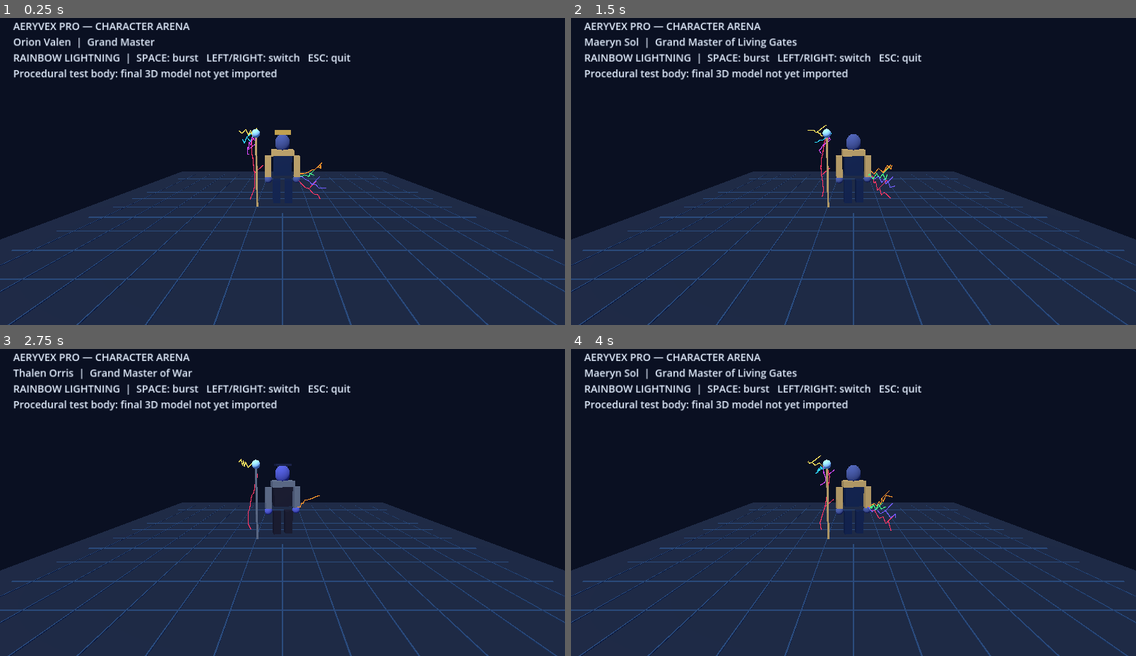
Above: before the commit, frames 1-4 (two rows, left to right).
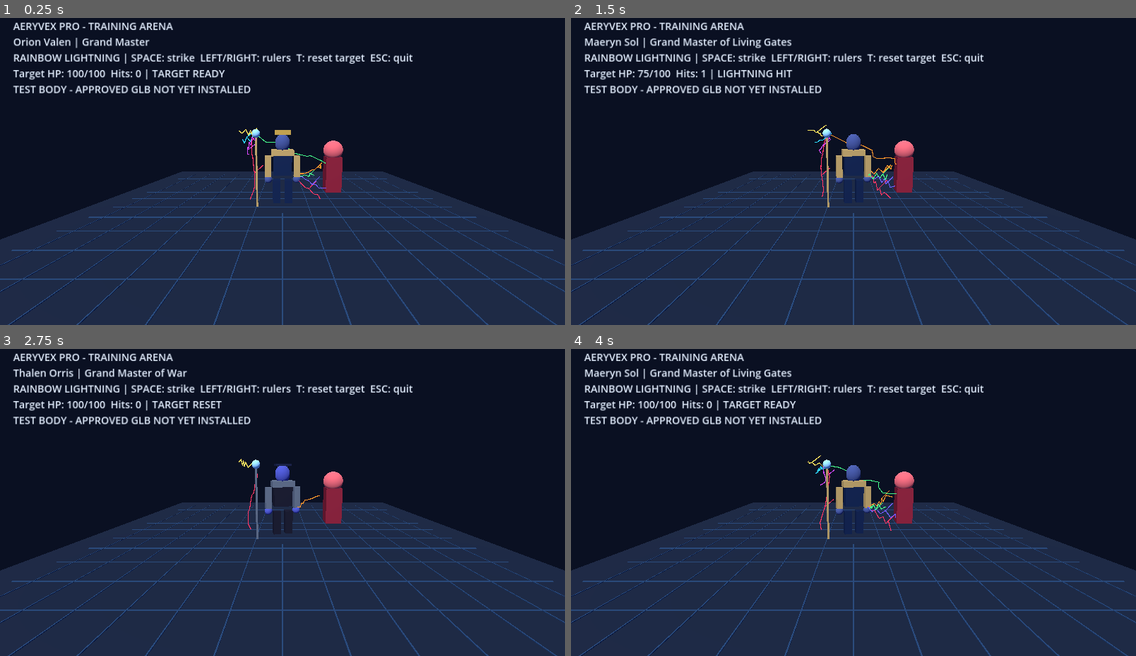
Above: after the commit, the same moments.

Repository: bashamcaleb530-hub/Aeryvex-Pro
Game: Godot game, scene res://CharacterArena.tscn
Two runs of this game, one before a commit and one after it. Both use one fixed random seed, a clock stepped at 60 frames per second and the inputs below. This scene is started directly instead of the project's main scene.
Inputs:
- Up to frame 1 (0.25 s): no input
- Up to frame 2 (1.5 s): tap Enter at 0.5 s; hold Right 0.53-1.28 s; hold Space 0.53-1.28 s; tap T at 0.6 s; hold S from 1.28 s (still down); tap Space at 1.35 s
- Up to frame 3 (2.75 s): tap Space at 1.52, 1.82 s; tap T at 1.55, 2.1 s; release S at 2.03 s; hold Right from 2.03 s (still down); hold Space from 2.03 s (still down)
- Up to frame 4 (4 s): release Right at 2.78 s; release Space at 2.78 s; hold W 2.78-3.53 s; tap R at 2.85 s; tap Space at 3.02, 3.32 s; tap T at 3.05 s; hold Left from 3.53 s (still down); hold Space from 3.53 s (still down); tap E at 3.6 s

The runs differ from the first frame. In frame 1, 3.4% of the frame differs, in the area x 2-73%, y 1-57%; in frame 2, 3.6%; in frame 3, 3.5%; in frame 4, 3.6%.

Commit message:
Add functional lightning target practice and combat HUD to 3D ruler arena

Diff:
--- a/original_game/CharacterArena.gd
+++ b/original_game/CharacterArena.gd
@@ -16,6 +16,10 @@
 var model_loader: Node3D
 var model_active := false
 var status_note := ""
+var training_target: Node3D
+var target_health := 100.0
+var target_hits := 0
+var hit_feedback := ""
 
 func _ready() -> void:
     var file := FileAccess.open(DESIGN_PATH, FileAccess.READ)
@@ -53,6 +57,11 @@
     for i in range(-6, 7):
         _box(self, Vector3(0.025, 0.015, 13), Vector3(float(i), -0.07, 0), Color("#365b8c"))
         _box(self, Vector3(13, 0.015, 0.025), Vector3(0, -0.07, float(i)), Color("#365b8c"))
+    training_target = Node3D.new()
+    training_target.position = Vector3(2.1, 0.0, -1.0)
+    add_child(training_target)
+    _box(training_target, Vector3(0.65, 1.45, 0.65), Vector3(0, 1.04, 0), Color("#a92d47"))
+    _sphere(training_target, Vector3(0.8, 0.8, 0.8), Vector3(0, 2.03, 0), Color("#d65b67"))
     character_root = Node3D.new()
     add_child(character_root)
     fx_root = Node3D.new()
@@ -121,6 +130,10 @@
             character_root.remove_child(child)
             child.queue_free()
     _clear(fx_root)
+    target_health = 100.0
+    target_hits = 0
+    hit_feedback = "TARGET READY"
+    training_target.visible = true
     model_active = model_loader.call("load_character", RULERS[current])
     status_note = "APPROVED GLB LOADED" if model_active else "TEST BODY - APPROVED GLB NOT YET INSTALLED"
     var entry := _character(RULERS[current])
@@ -155,7 +168,7 @@
         _box(character_root, Vector3(0.55, 0.08, 0.55), Vector3(0, 2.7, 0), Color("#242e56"))
     _box(character_root, Vector3(0.07, 2.7, 0.07), Vector3(-0.96, 1.32, 0), armor)
     _sphere(character_root, Vector3(0.29, 0.32, 0.29), Vector3(-0.96, 2.72, 0), Color("#8fd2ff") if is_aether else Color("#ff3451"))
-    label.text = "AERYVEX PRO — CHARACTER ARENA\n%s  |  %s\n%s LIGHTNING  |  SPACE: burst   LEFT/RIGHT: switch   ESC: quit\nProcedural test body: final 3D model not yet imported" % [entry.get("name", "Unknown"), entry.get("role", ""), "RAINBOW" if is_aether else "RED"]
+    _refresh_label()
     if model_active:
         for child in character_root.get_children():
             if child != model_loader:
@@ -169,9 +182,32 @@
         elif event.keycode == KEY_LEFT:
             _select(current - 1)
         elif event.keycode == KEY_SPACE:
-            attack_timer = 0.7
+            if attack_timer <= 0.0:
+                _attack_target()
+        elif event.keycode == KEY_T:
+            target_health = 100.0
+            target_hits = 0
+            training_target.visible = true
+            hit_feedback = "TARGET RESET"
+            _refresh_label()
         elif event.keycode == KEY_ESCAPE:
             get_tree().quit()
+
+func _refresh_label() -> void:
+    var entry := _character(RULERS[current])
+    var energy := "RAINBOW" if entry.get("faction", "") == "aether" else "RED"
+    label.text = "AERYVEX PRO - TRAINING ARENA\n%s | %s\n%s LIGHTNING | SPACE: strike  LEFT/RIGHT: rulers  T: reset target  ESC: quit\nTarget HP: %d/100  Hits: %d | %s\n%s" % [entry.get("name", "Unknown"), entry.get("role", ""), energy, int(target_health), target_hits, hit_feedback, status_note]
+
+func _attack_target() -> void:
+    attack_timer = 0.48
+    if target_health <= 0.0:
+        hit_feedback = "TARGET DEFEATED - PRESS T TO RESTART"
+    else:
+        target_hits += 1
+        target_health = maxf(0.0, target_health - 25.0)
+        hit_feedback = "LIGHTNING HIT" if target_health > 0.0 else "TARGET DEFEATED - PRESS T TO RESTART"
+        training_target.visible = target_health > 0.0
+    _refresh_label()
 
 func _process(delta: float) -> void:
     if roster.is_empty():
@@ -189,6 +225,18 @@
     var colors: Array = RAINBOW if aether else VOID_RED
     var burst := attack_timer > 0.0
     var count := 8 if burst else 3
+    if burst and target_health > 0.0:
+        var target_color: Color = colors[int(time_s * 15.0) % colors.size()]
+        var from_pos := Vector3(-0.96, 2.72, 0)
+        var to_pos := training_target.position + Vector3(0, 1.35, 0)
+        var last_pos := from_pos
+        for n in range(1, 13):
+            var t := float(n) / 12.0
+            var point := from_pos.lerp(to_pos, t)
+            if n < 12:
+                point += Vector3(sin(time_s * 32.0 + float(n) * 8.0) * 0.17, cos(time_s * 21.0 + float(n) * 5.0) * 0.12, sin(time_s * 17.0 + float(n) * 3.0) * 0.13)
+            _arc_segment(last_pos, point, target_color)
+            last_pos = point
     for j in range(count):
         var start := Vector3(-0.96, 2.65, 0) if j % 2 == 0 else Vector3(0.55, 1.15, 0)
         var endpoint := Vector3(
